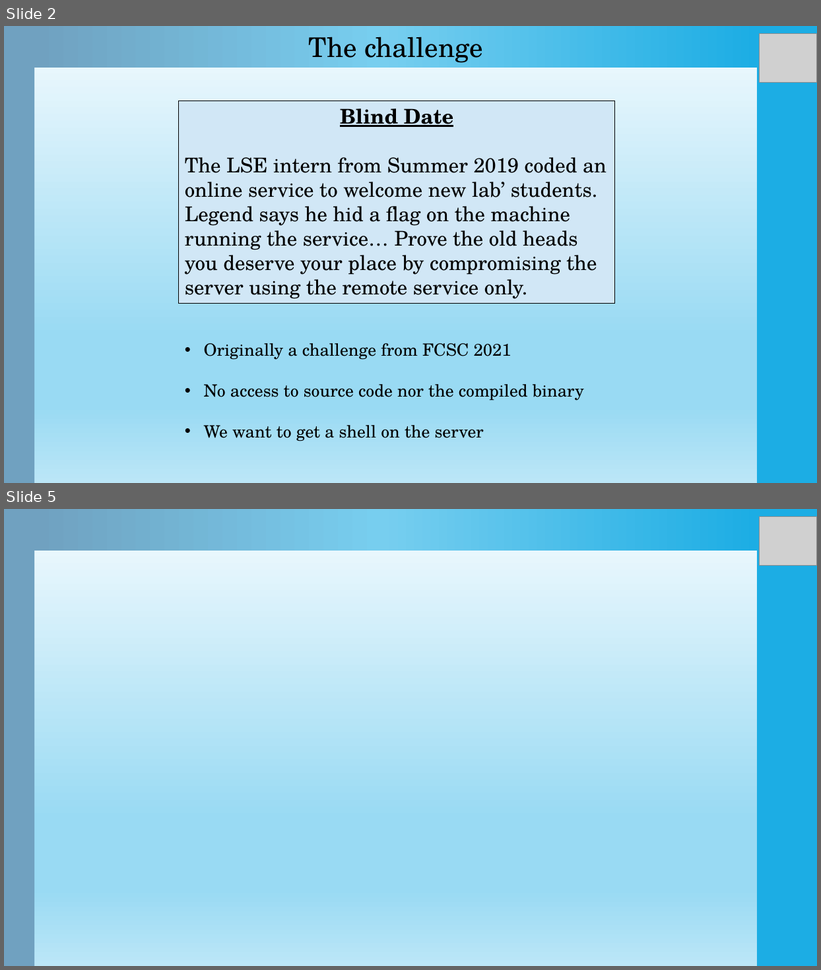
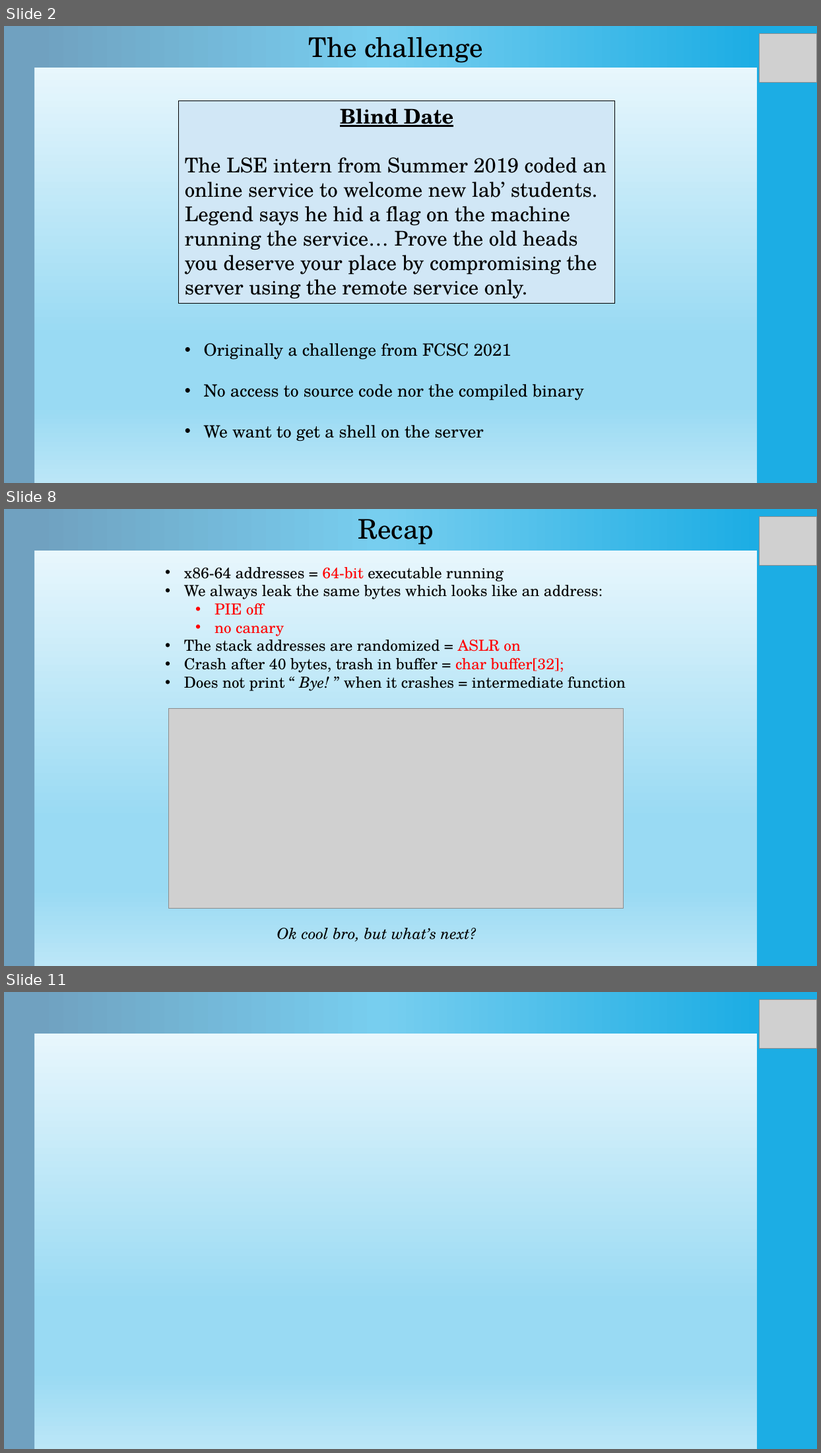
Before and after one commit to Ewael/LSE, a slide deck: Blind_Date/slides.pptx. Shown one above the other, each under a label of ours: slides 2 and 5 before the commit, slides 2, 8 and 11 after it; the slides between them are not shown. The pictures are 821x970 and 821x1453 pixels, drawn with LibreOffice and Linux fonts; fonts in the diff are those of the drawing; grey boxes stand for pictures. Boxes give left, top, right and bottom in pixels: in the first picture for what was removed or moved away, otherwise in the second. Text is boxed around its words. In the diff, an @@ line names an element or a change of style, - is before the commit and + after.

```diff
--- a/Blind_Date/slides.pptx
+++ b/Blind_Date/slides.pptx
@@ slide 8 added at (4, 509, 817, 966), background gradient #F4FBFE to #99DAF3 to #BBE6F7; not listed: 2 template elements that a slide beside it also shows @@
@@ rectangle added at (34, 509, 757, 551), fill gradient #1CADE4 to #77CEEF to #70A1C0 @@
@@ text added at (358, 519, 434, 545), 32 pt, text #000000 @@
+Recap
@@ picture added at (760, 517, 817, 566) @@
@@ text added at (184, 567, 626, 691), 18 pt, text #000000 @@
+• x86-64 addresses = 64-bit executable running
+• We always leak the same bytes which looks like an address:
+  • PIE off
+  • no canary
+• The stack addresses are randomized = ASLR on
+• Crash after 40 bytes, trash in buffer = char buffer[32];
+• Does not print “ Bye! ” when it crashes = intermediate function
@@ picture added at (169, 708, 623, 908) @@
@@ text added at (277, 928, 477, 942), 18 pt, text #000000, italic @@
+Ok cool bro, but what’s next?
@@ what was slide 5 is now slide 11 @@
```
Also in this commit, not shown: 3 slides changed, 5 other slides added, 1 slide removed.
